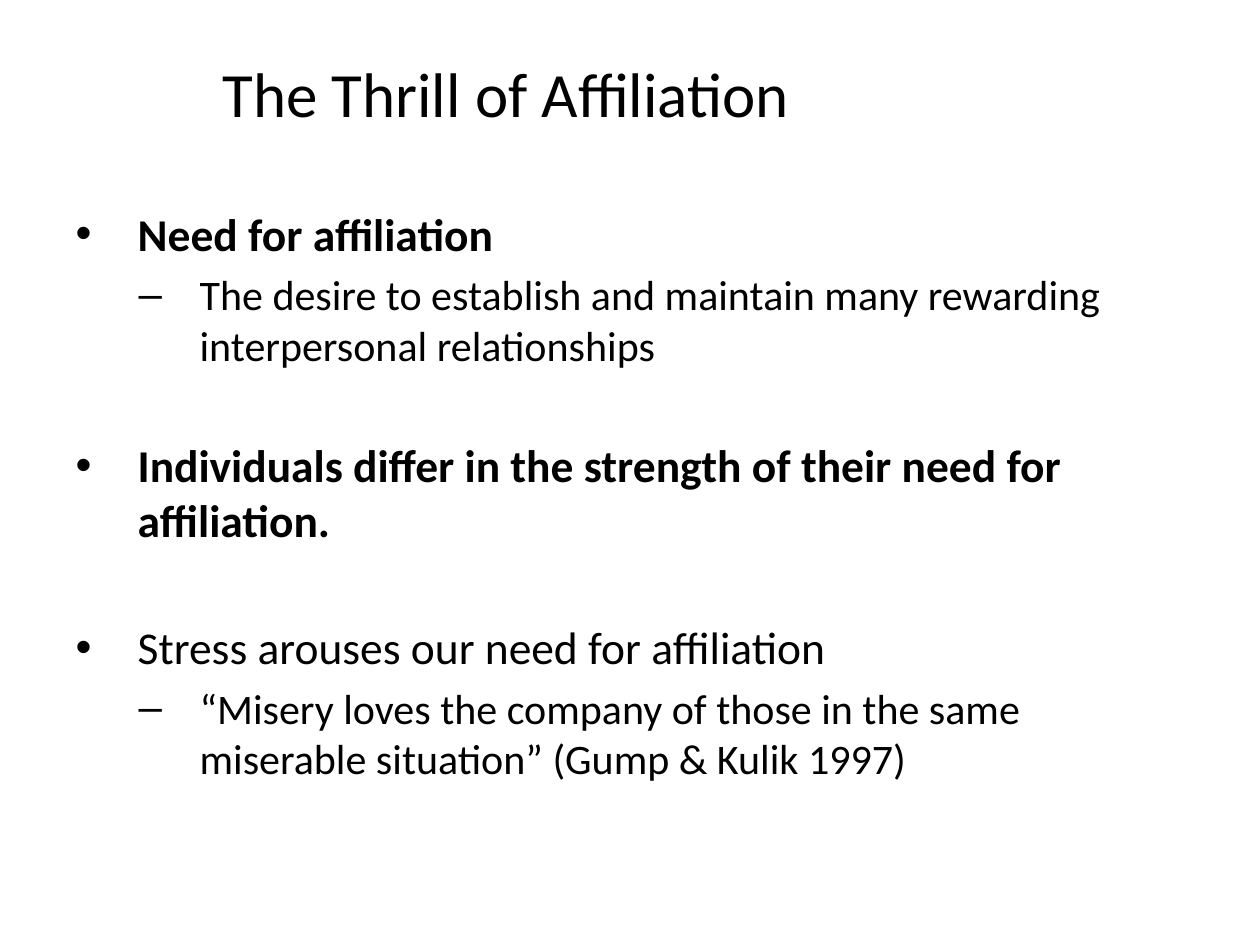
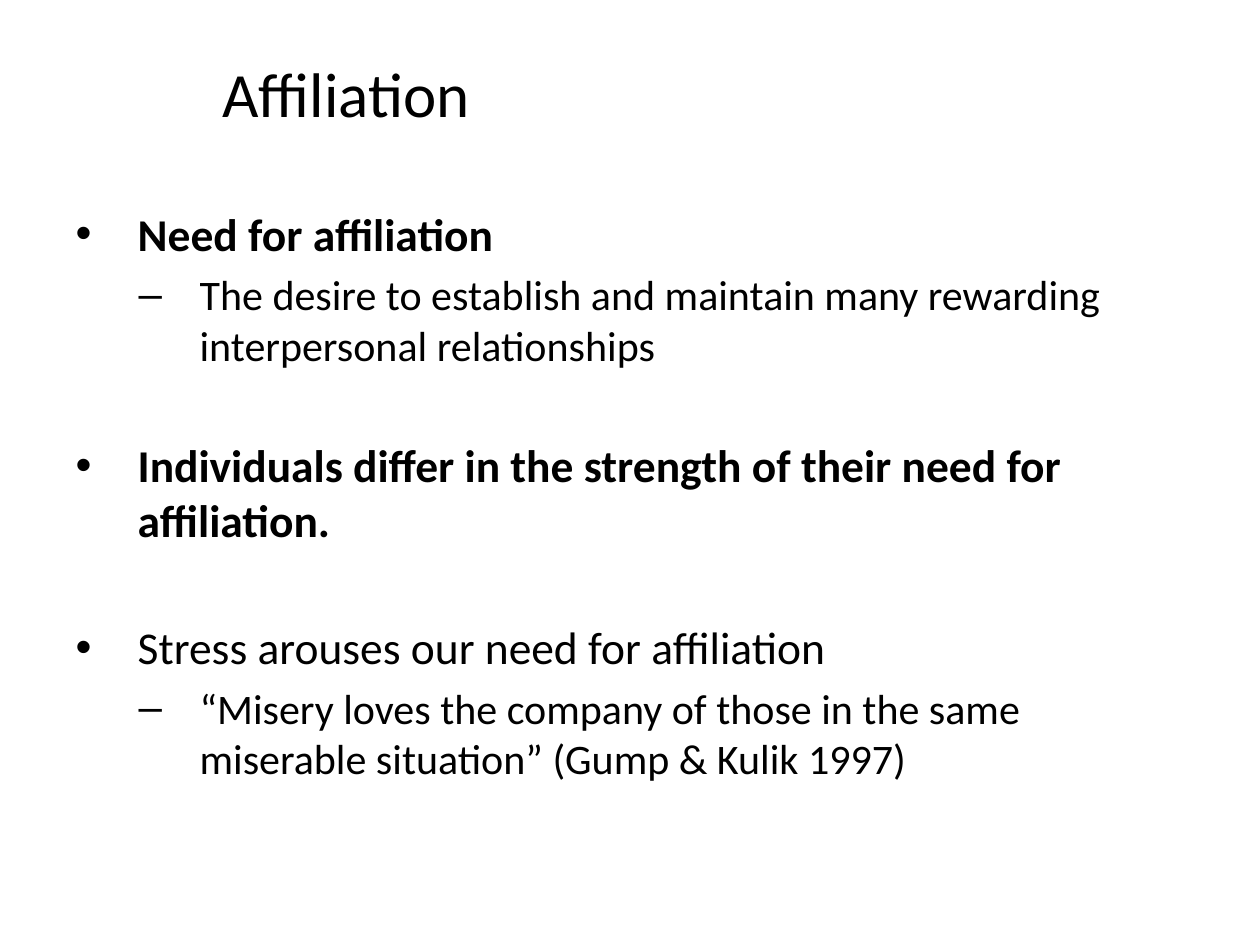
Before and after one commit to npm27/Teaching-Materials, a slide deck: slide 3 of Social Psych/Slides/10 Relationships.pptx. Drawn at 1260x945 pixels with LibreOffice and Linux fonts; fonts in the diff are those of the drawing. Boxes give left, top, right and bottom in pixels: in the first picture for what was removed or moved away, otherwise in the second. Text is boxed around its words. In the diff, an @@ line names an element or a change of style, - is before the commit and + after.

```diff
--- a/Social Psych/Slides/10 Relationships.pptx
+++ b/Social Psych/Slides/10 Relationships.pptx
@@ title at [223, 73, 470, 118]: text changed @@
-The Thrill of Affiliation
+Affiliation
```
Also in this commit, not shown: 3 other slides changed, 1 slide added, 3 slides removed, 1 other file.
